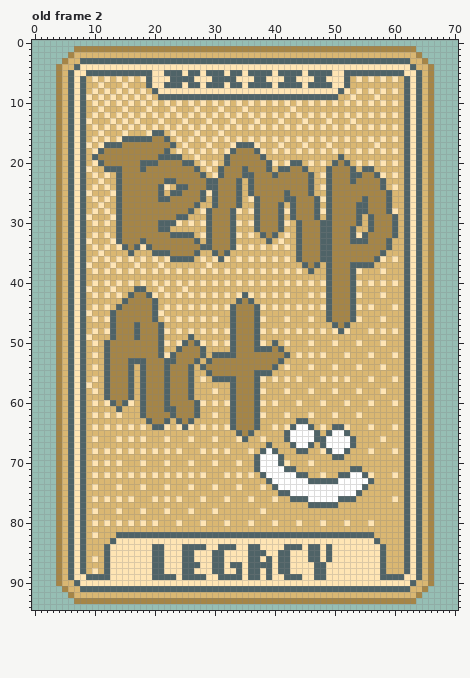
Two states of a pixel-art file, art/DuckItems.aseprite. This is how it looked before the edit.
71x95 pixels, 22 frames. Colours within 5 levels of each other are drawn and written as one. Shown: old frame 2. The commit also changed other frames, which this record leaves out.
The result:
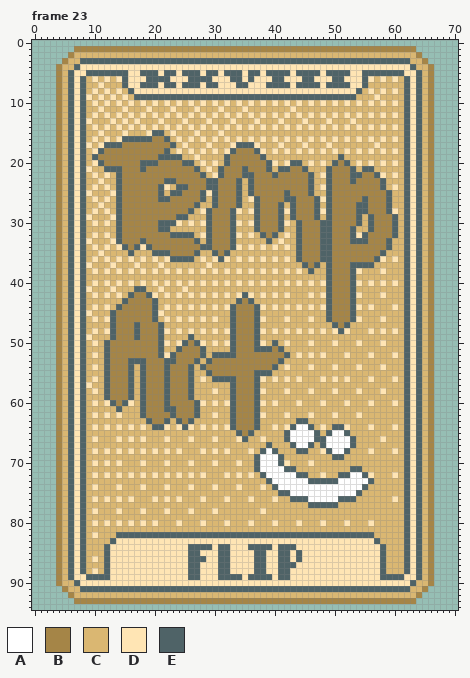
Palette (. is transparent): A #ffffff  B #a58547  C #dab772  D #ffe5b4  E #4f6367
A new or re-ordered frame is compared with the old frame closest to it.
Change:
frames 22 -> 25
Changed rows in their new state; - is an unchanged pixel.
Frame 23 is new; against old frame 2, layer "Overlay":
first column x 15:
 5 -DD--E---DE-----DE-----D-E--D-E--D-EE-DD-
 6 E-D--EEEDDD-EEEDDD-E-EDD-EEDD-EEDD-EEDD-E
 7 EDDE-E---DE-----D-D-EDDD-E--D-E--D-EE-DDE
 8 -ED-DD------------------------------D-DE-
 9 --EEEE------------------------------EEE--
first column x 20:
84 DD---D---E---D----EE-E--D-DD-D
85 DD---D-E--D-E---D-------E-DD-D
86 DD---D-EE-D-E---D-ED----E-DD-D
87 DD---D----D-EDD-D--D---E---DD-
88 DD---D-E--D-E-D-D-ED-------DD-
89 DDDD-D--D---------E--E-DD--DD-
